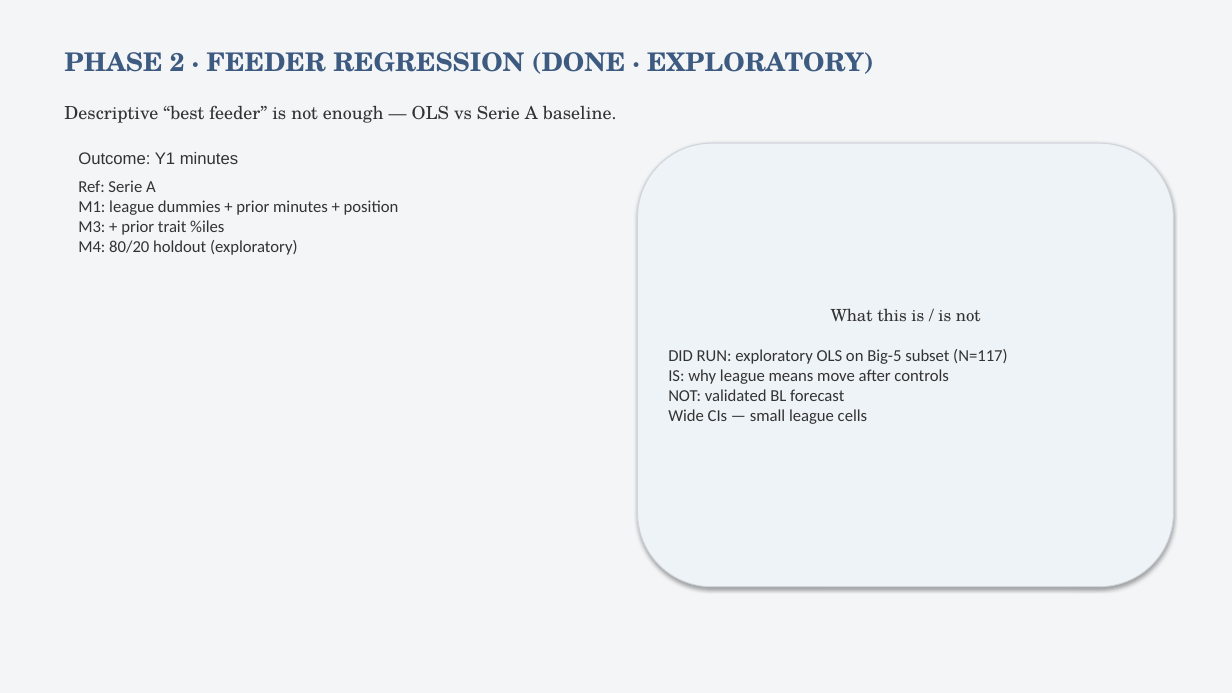
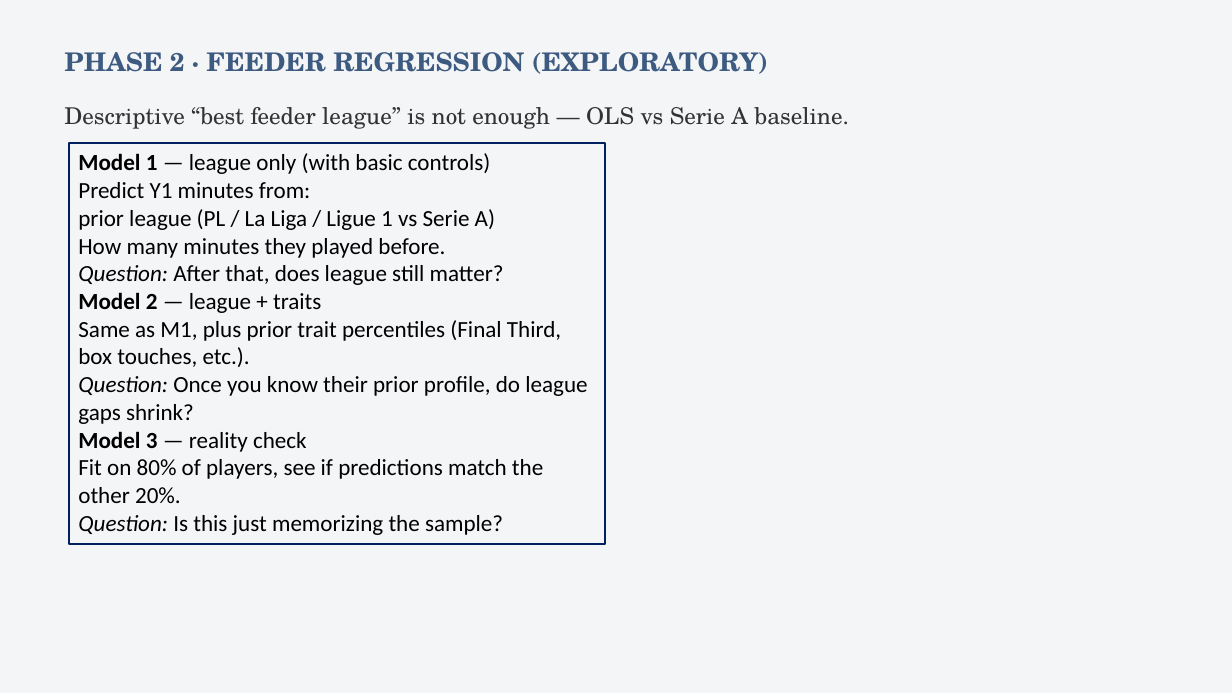
Before and after one commit to colbymorris08/bundesliga-transfer-traits, a slide deck: slide 17 of bundesliga_transfer_traits.pptx (slide 19 before the commit). Drawn at 1232x693 pixels with LibreOffice and Linux fonts; fonts in the diff are those of the drawing. Boxes give left, top, right and bottom in pixels: in the first picture for what was removed or moved away, otherwise in the second. Text is boxed around its words. In the diff, an @@ line names an element or a change of style, - is before the commit and + after.

```diff
--- a/bundesliga_transfer_traits.pptx
+++ b/bundesliga_transfer_traits.pptx
@@ text at [64, 52, 769, 74]: text changed @@
-PHASE 2 · FEEDER REGRESSION (DONE · EXPLORATORY)
+PHASE 2 · FEEDER REGRESSION (EXPLORATORY)
@@ text at [64, 107, 849, 129]: text changed; size 14 to 18 pt @@
-Descriptive “best feeder” is not enough — OLS vs Serie A baseline.
+Descriptive “best feeder league” is not enough — OLS vs Serie A baseline.
@@ rectangle "Model 1 — league only ...": place and size @@
-rectangle "Model 1 — league only ..." at [78, 152, 399, 255]
+rectangle "Model 1 — league only ..." at [69, 143, 605, 544]
@@ rectangle "Model 1 — league only ..." at [69, 143, 605, 544]: outline none to #002060 1.5 pt @@
@@ rounded rectangle removed at [638, 143, 1174, 587] @@
-What this is / is not
-DID RUN: exploratory OLS on Big-5 subset (N=117)
-IS: why league means move after controls
-NOT: validated BL forecast
-Wide CIs — small league cells
@@ text in rectangle at [78, 153, 587, 535]: text changed; size 13 to 18 pt; text colour #333333 to #000000 @@
-Outcome: Y1 minutes
-Ref: Serie A
-M1: league dummies + prior minutes + position
-M3: + prior trait %iles
-M4: 80/20 holdout (exploratory)
+Model 1 — league only (with basic controls)
+Predict Y1 minutes from:
+prior league (PL / La Liga / Ligue 1 vs Serie A)
+How many minutes they played before.
+Question: After that, does league still matter?
+Model 2 — league + traits
+Same as M1, plus prior trait percentiles (Final Third, box touches, etc.).
+Question: Once you know their prior profile, do league gaps shrink?
+Model 3 — reality check
+Fit on 80% of players, see if predictions match the other 20%.
+Question: Is this just memorizing the sample?
```
Also in this commit, not shown: 19 other slides changed, 1 slide added, 2 slides removed.
